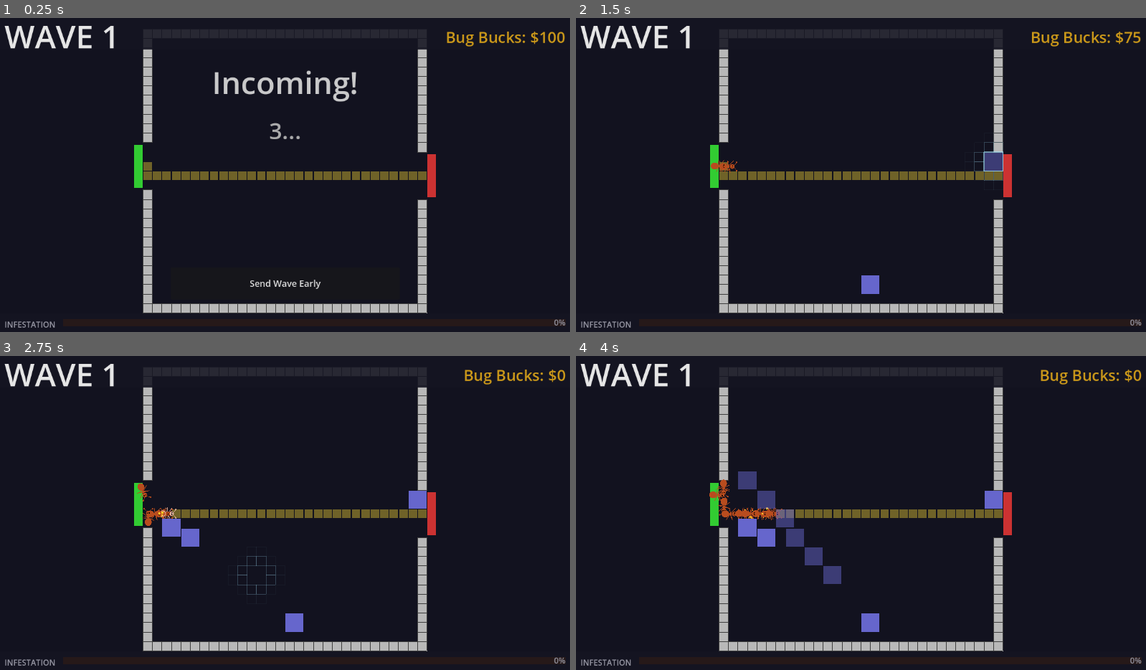
Above: before the commit, frames 1-4 (two rows, left to right).
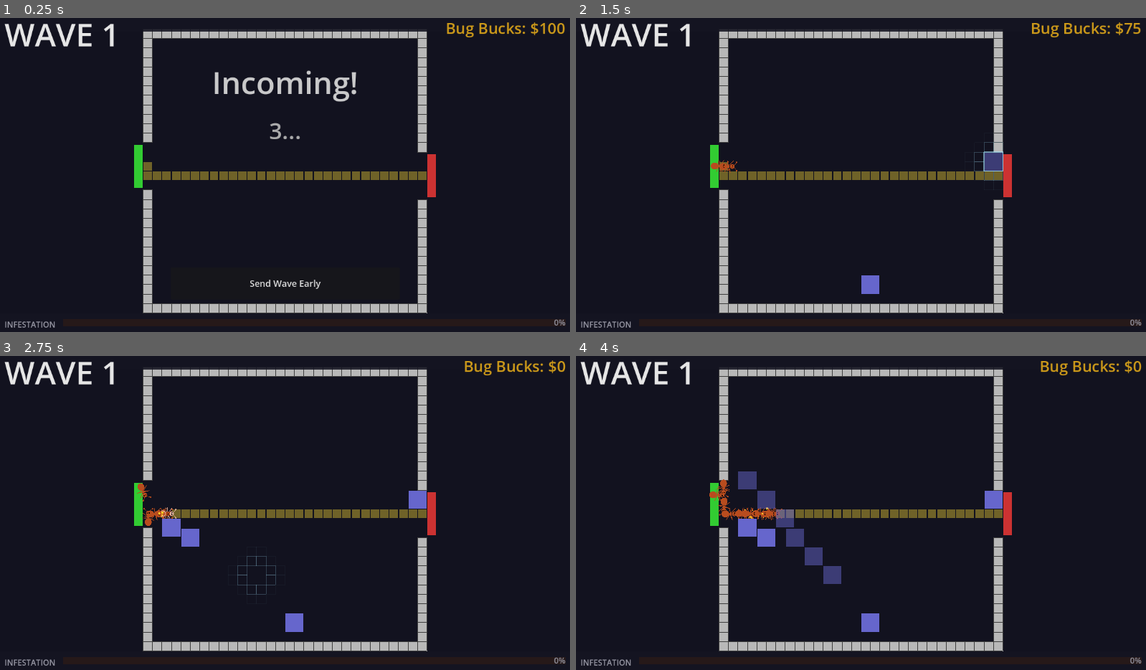
Above: after the commit, the same moments.

Repository: TimGoergen/critter-quitters
Game: Godot game, scene res://Main.tscn
Two runs of this game, one before a commit and one after it. Both use one fixed random seed, a clock stepped at 60 frames per second and the inputs below.
Inputs (mouse positions are in pixels of both pictures, inside the frame that each line leads up to):
- Up to frame 1 (0.25 s): no input
- Up to frame 2 (1.5 s): click "Send Wave Early" at 0.5 s; tap Enter at 1.25 s; move the mouse to (986, 156) at 1.27 s; click (986, 156) at 1.42 s
- Up to frame 3 (2.75 s): tap Space at 2 s; drag from (171, 525) to (256, 572) at 2.02 s
- Up to frame 4 (4 s): move the mouse to (918, 437) at 2.77 s; click (918, 437) at 2.92 s; drag from (832, 572) to (690, 459) at 3.52 s

The runs differ from the first frame. In frame 1, 2.3% of the frame differs, in the area x 0-100%, y 1-11%; in frame 2, 2.3%; in frame 3, 2.3%; in frame 4, 2.3%.

Commit message:
Fix dark gray top wall and side wall corner rendering
Arena: side wall slabs and borders now exclude rows 0 and 29, which
belong exclusively to the top/bottom wall slabs. Previously the side
slabs overlapped the top/bottom rows, causing z-fighting and doubled
border lines at those corners.

HUD: wave label moved out of the top panel and floats as a standalone
CanvasLayer element. PANEL_H reverted to 44 — the 80px panel was
extending over the arena's top wall row (~64px from screen top at
1080p), painting it dark gray.

Co-Authored-By: Claude Sonnet 4.6 <noreply@anthropic.com>

Diff:
--- a/game/arena/Arena.gd
+++ b/game/arena/Arena.gd
@@ -812,17 +812,18 @@
 	_spawn_wall_slab(Vector3(0.0, 0.0, -half + cs * 0.5), Vector2(grid_w, cs))
 	_spawn_wall_slab(Vector3(0.0, 0.0,  half - cs * 0.5), Vector2(grid_w, cs))
 
-	# Left column (column 0) above and below the entrance gap
-	var lup  := ent_top - (-half)
-	var lbot := half - ent_bot
-	if lup  > 0.0: _spawn_wall_slab(Vector3(-half + cs * 0.5, 0.0, -half + lup  * 0.5), Vector2(cs, lup))
-	if lbot > 0.0: _spawn_wall_slab(Vector3(-half + cs * 0.5, 0.0,  ent_bot + lbot * 0.5), Vector2(cs, lbot))
-
-	# Right column (column 29) above and below the exit gap
-	var rup  := ex_top - (-half)
-	var rbot := half - ex_bot
-	if rup  > 0.0: _spawn_wall_slab(Vector3( half - cs * 0.5, 0.0, -half + rup  * 0.5), Vector2(cs, rup))
-	if rbot > 0.0: _spawn_wall_slab(Vector3( half - cs * 0.5, 0.0,  ex_bot + rbot * 0.5), Vector2(cs, rbot))
+	# Left column (column 0) above and below the entrance gap.
+	# Heights exclude rows 0 and 29, which belong exclusively to the top/bottom slabs.
+	var lup  := ent_top - (-half + cs)
+	var lbot := (half - cs) - ent_bot
+	if lup  > 0.0: _spawn_wall_slab(Vector3(-half + cs * 0.5, 0.0, (-half + cs) + lup  * 0.5), Vector2(cs, lup))
+	if lbot > 0.0: _spawn_wall_slab(Vector3(-half + cs * 0.5, 0.0,  ent_bot      + lbot * 0.5), Vector2(cs, lbot))
+
+	# Right column (column 29) above and below the exit gap.
+	var rup  := ex_top - (-half + cs)
+	var rbot := (half - cs) - ex_bot
+	if rup  > 0.0: _spawn_wall_slab(Vector3( half - cs * 0.5, 0.0, (-half + cs) + rup  * 0.5), Vector2(cs, rup))
+	if rbot > 0.0: _spawn_wall_slab(Vector3( half - cs * 0.5, 0.0,  ex_bot      + rbot * 0.5), Vector2(cs, rbot))
 
 	# --- Cell border lines for all wall cells ---
 	var im := ImmediateMesh.new()
@@ -830,10 +831,10 @@
 
 	_draw_wall_cell_borders(im, -half, half,       -half,      -half + cs)  # top row
 	_draw_wall_cell_borders(im, -half, half,        half - cs,  half)       # bottom row
-	if lup  > 0.0: _draw_wall_cell_borders(im, -half, -half + cs, -half,   ent_top)
-	if lbot > 0.0: _draw_wall_cell_borders(im, -half, -half + cs,  ent_bot, half)
-	if rup  > 0.0: _draw_wall_cell_borders(im,  half - cs, half,  -half,   ex_top)
-	if rbot > 0.0: _draw_wall_cell_borders(im,  half - cs, half,   ex_bot,  half)
+	if lup  > 0.0: _draw_wall_cell_borders(im, -half, -half + cs, -half + cs, ent_top)
+	if lbot > 0.0: _draw_wall_cell_borders(im, -half, -half + cs,  ent_bot,   half - cs)
+	if rup  > 0.0: _draw_wall_cell_borders(im,  half - cs, half,  -half + cs, ex_top)
+	if rbot > 0.0: _draw_wall_cell_borders(im,  half - cs, half,   ex_bot,    half - cs)
 
 	im.surface_end()
 
--- a/game/ui/HUD.gd
+++ b/game/ui/HUD.gd
@@ -14,7 +14,7 @@
 const COLOR_INFESTED    := Color(0.85, 0.10, 0.10, 1.0)
 const COLOR_OVERLAY_BG  := Color(0.04, 0.02, 0.02, 0.82)
 
-const PANEL_H: float = 80.0
+const PANEL_H: float = 44.0
 const BAR_H:   float = 14.0
 const MARGIN:  float = 12.0
 
@@ -54,13 +54,19 @@
 	top_bg.offset_bottom = PANEL_H
 	add_child(top_bg)
 
-	_wave_label = _make_label("WAVE 0", Vector2(MARGIN, 0.0), PANEL_H)
-	_wave_label.position.y = (PANEL_H - 64.0) * 0.5  # centre the 64 px glyph in the taller panel
+	# Wave label floats at the top-left, outside the panel, so the panel background
+	# doesn't need to be tall enough to contain a 64 px glyph — which would push it
+	# down far enough to cover the arena's top wall row.
+	_wave_label             = Label.new()
+	_wave_label.text        = "WAVE 0"
+	_wave_label.offset_left = MARGIN
+	_wave_label.offset_top  = 4.0
+	_wave_label.add_theme_color_override("font_color", COLOR_TEXT)
 	_wave_label.add_theme_font_size_override("font_size", 64)
 	var bold_wave_font := SystemFont.new()
 	bold_wave_font.font_weight = 700
 	_wave_label.add_theme_font_override("font", bold_wave_font)
-	top_bg.add_child(_wave_label)
+	add_child(_wave_label)
 
 	_bucks_label                      = _make_label("Bug Bucks: $0", Vector2(0.0, 0.0), PANEL_H)
 	_bucks_label.anchor_left          = 1.0
